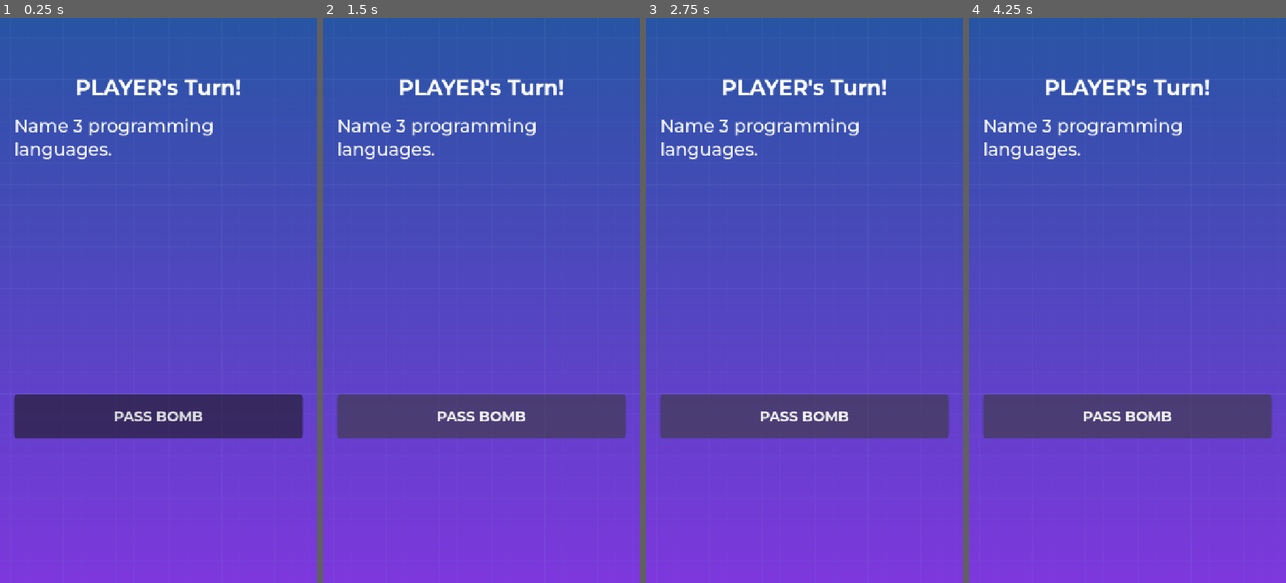
Above: before the commit, frames 1-4 (left to right).
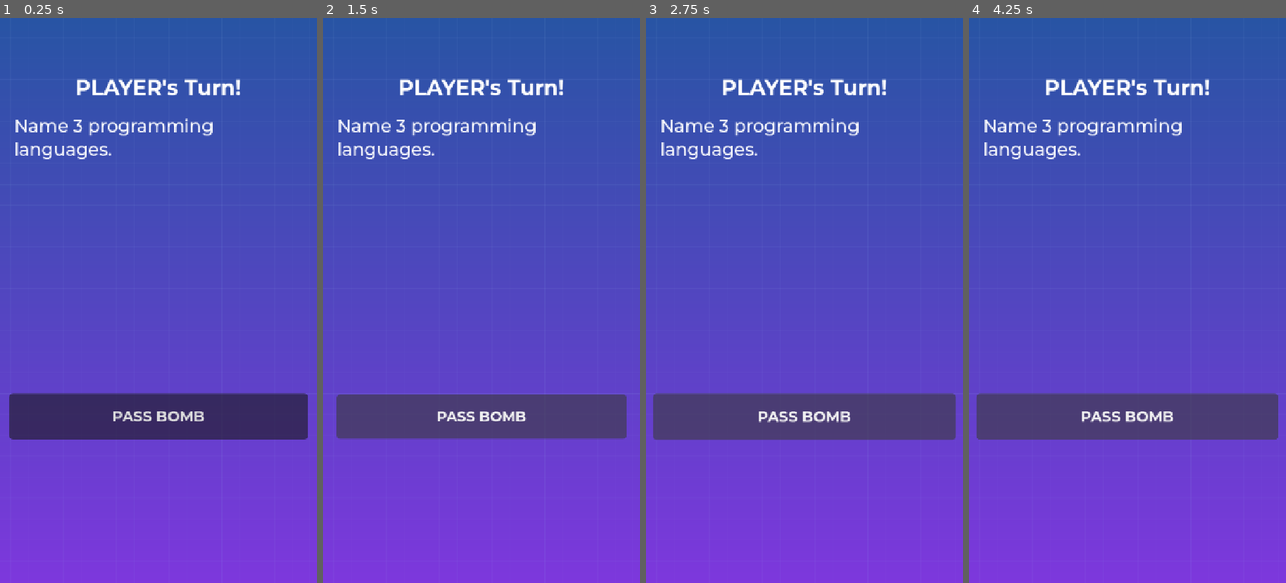
Above: after the commit, the same moments.

Repository: noor-shalaby/tick-tock-thief
Game: Godot game, scene res://src/game.tscn
Same seed, same stepped clock (60 frames per second), same inputs: the game is played once before the commit and once after it. This scene is started directly instead of the project's main scene.
Inputs:
- Up to frame 1 (0.25 s): no input
- Up to frame 2 (1.5 s): click "PASS BOMB" at 0.5 s; click "PASS BOMB" at 1.25 s
- Up to frame 3 (2.75 s): click "PASS BOMB" at 2 s
- Up to frame 4 (4.25 s): no input

The runs differ from the first frame. In frame 1, 1.0% of the frame differs, in the area x 2-98%, y 66-75%; in frame 2, 0.1%; in frame 3, 1.3%; in frame 4, 1.1%.
Error before the commit: Out of bounds get index '0' (on base: 'Array') (res://src/game.gd:52)
Error after the commit: Out of bounds get index '0' (on base: 'Array') (res://src/game.gd:75)

Commit message:
add: base animations

Diff:
--- a/src/card_button.gd
+++ b/src/card_button.gd
@@ -4,6 +4,27 @@
 signal card_played(card_type: String)
 
 var type: String = ""
+
+
+func _ready():
+	# 1. Hide it initially so it doesn't blink at full size
+	modulate.a = 0.0
+
+	# 2. HALT EXECUTION: Wait exactly one frame for the GridContainer to finish its math
+	await get_tree().process_frame
+
+	# 3. Now that the layout is locked, the size is correct! Set the pivot.
+	pivot_offset = size / 2.0
+
+	# 4. Shrink it down so it has room to pop up
+	scale = Vector2.ZERO
+
+	# 5. Run the juicy animation
+	var pop_tween = create_tween().set_parallel(true)
+	pop_tween.tween_property(self, "scale", Vector2.ONE, 0.3)\
+		.set_trans(Tween.TRANS_BACK).set_ease(Tween.EASE_OUT)
+	pop_tween.tween_property(self, "modulate:a", 1.0, 0.2)
+
 
 # We call this right after instantiating the button
 func setup(card_type: String):
@@ -22,3 +43,14 @@
 # Godot's built-in virtual function for when a button is pressed
 func _pressed():
 	card_played.emit(type)
+
+	# Disable button so they can't spam click it during the animation
+	disabled = true
+
+	var press_tween = create_tween()
+	# Squish the button down
+	press_tween.tween_property(self, "scale", Vector2(0.8, 0.8), 0.1)\
+		.set_trans(Tween.TRANS_QUAD).set_ease(Tween.EASE_OUT)
+
+	# Wait for the squish to finish, THEN tell the GameManager the card was played
+	press_tween.tween_callback(func(): card_played.emit(type))
--- a/src/game.gd
+++ b/src/game.gd
@@ -17,9 +17,32 @@
 var active_questions: Array = []
 var turn_start_time: int = 0
 
+var pulse_tween: Tween
+var shake_strength: float = 0.0
+
+
 func _ready():
 	load_questions()
 	start_new_round()
+	start_pulse_animation()
+
+
+func start_pulse_animation():
+	if pulse_tween:
+		pulse_tween.kill() # Stop any existing pulse
+	pass_bomb_button.scale = Vector2.ONE
+
+	pass_bomb_button.pivot_offset_ratio = Vector2.ONE / 2.0
+	pulse_tween = create_tween().set_loops() # Loop infinitely
+
+	# Swell up slightly over 0.4 seconds
+	pulse_tween.tween_property(pass_bomb_button, "scale", Vector2(1.05, 1.05), 0.4)\
+		.set_trans(Tween.TRANS_SINE).set_ease(Tween.EASE_IN_OUT)
+
+	# Shrink back down
+	pulse_tween.tween_property(pass_bomb_button, "scale", Vector2.ONE, 0.4)\
+		.set_trans(Tween.TRANS_SINE).set_ease(Tween.EASE_IN_OUT)
+
 
 func load_questions():
 	if not FileAccess.file_exists("res://questions.json"):
@@ -86,11 +109,55 @@
 	# Update the UI every time a turn starts
 	update_card_ui()
 
-func _process(_delta):
+	# Setup Player Label (Start tiny and transparent)
+	player_label.pivot_offset = player_label.size / 2.0
+	player_label.scale = Vector2(0.5, 0.5)
+	player_label.modulate.a = 0.0
+
+	# Setup Question Label for Typewriter (Fully visible opacity, but 0 letters showing)
+	question_label.modulate.a = 1.0
+	question_label.visible_ratio = 0.0
+
+	var turn_tween = create_tween().set_parallel(true)
+
+	# Bounce the player name
+	turn_tween.tween_property(player_label, "scale", Vector2(1.0, 1.0), 0.3)\
+		.set_trans(Tween.TRANS_BACK).set_ease(Tween.EASE_OUT)
+	turn_tween.tween_property(player_label, "modulate:a", 1.0, 0.2)
+
+	# Type out the question over 0.6 seconds!
+	# (We use TRANS_LINEAR so it types at a constant, robotic speed)
+	turn_tween.tween_property(question_label, "visible_ratio", 1.0, 0.6)\
+		.set_trans(Tween.TRANS_LINEAR)
+
+func _process(delta):
 	if not bomb_timer.is_stopped():
 		# Increase the pitch/speed of the ticking as time runs out to build tension
 		var time_left_ratio = bomb_timer.time_left / bomb_timer.wait_time
-		tick_audio.pitch_scale = lerp(2.0, 1.0, time_left_ratio)
+		var current_pitch = lerp(2.0, 1.0, time_left_ratio)
+		tick_audio.pitch_scale = current_pitch
+
+		# FIX B: Sync the heartbeat speed to the audio pitch!
+		if pulse_tween and pulse_tween.is_valid():
+			pulse_tween.set_speed_scale(current_pitch)
+
+
+	if shake_strength > 0.1:
+		# 1. Generate a random X and Y offset based on the current strength
+		var random_offset = Vector2(
+			randf_range(-shake_strength, shake_strength),
+			randf_range(-shake_strength, shake_strength)
+		)
+
+		# 2. Apply it to the UI container
+		position = random_offset
+
+		# 3. Decay the strength rapidly over time using lerp
+		shake_strength = lerp(shake_strength, 0.0, 10.0 * delta)
+	else:
+		# Ensure it snaps perfectly back to (0,0) when the shake finishes
+		position = Vector2.ZERO
+		shake_strength = 0.0
 
 # Connected to the PassBombButton
 func _on_pass_bomb_button_pressed():
@@ -103,6 +170,7 @@
 	# Use max() to ensure they never get less than 10 points for a correct answer.
 	var points_earned = max(10, 50 - floor(time_taken_seconds) * 5)
 	current_player["score"] += points_earned
+	spawn_score_popup(points_earned)
 	# Print to console to verify the math while testing
 	print(current_player["name"] + " took " + str(time_taken_seconds) + "s and earned " + str(points_earned) + " pts!")
 	GameState.register_correct_answer()
@@ -113,12 +181,61 @@
 	# 4. Start the next turn
 	start_turn()
 
+
+func spawn_score_popup(points: int):
+	# 1. Create a brand new Label node out of thin air
+	var popup = Label.new()
+	popup.text = "+" + str(points) + " pts!"
+
+	# 2. Basic styling (Make it pop out visually)
+	popup.horizontal_alignment = HORIZONTAL_ALIGNMENT_CENTER
+	# Give it a nice bright green/gold color (RGBA)
+	popup.modulate = Color(0.2, 1.0, 0.4, 1.0)
+
+	# 3. Add it to your UI layer so it renders on screen
+	add_child(popup)
+
+	# 4. Position it directly over the center of the Pass Bomb button
+	# Wait 1 frame so Godot can calculate the popup text size for the pivot
+	await get_tree().process_frame
+	popup.pivot_offset = popup.size / 2.0
+
+	# Target center: Top-middle of the button
+	var spawn_pos = pass_bomb_button.global_position
+	spawn_pos.x += (pass_bomb_button.size.x / 2.0) - (popup.size.x / 2.0)
+	spawn_pos.y -= 20 # Start slightly above the button
+	popup.global_position = spawn_pos
+
+	# 5. Create the Burst and Fade Animation
+	var score_tween = create_tween().set_parallel(true)
+
+	# Float upward by 120 pixels over 0.6 seconds
+	score_tween.tween_property(popup, "global_position:y", popup.global_position.y - 120, 0.6)\
+		.set_trans(Tween.TRANS_CUBIC).set_ease(Tween.EASE_OUT)
+
+	# Scale up slightly to "burst", then shrink down
+	score_tween.tween_property(popup, "scale", Vector2(1.3, 1.3), 0.2)\
+		.set_trans(Tween.TRANS_BACK).set_ease(Tween.EASE_OUT)
+
+	# Fade out completely over the second half of the life cycle
+	var fade_tween = create_tween()
+	fade_tween.tween_interval(0.3) # Wait 0.3 seconds before starting fade
+	fade_tween.tween_property(popup, "modulate:a", 0.0, 0.3)
+
+	# 6. CRITICAL MEMORY STEP: Delete the label when the animations finish
+	score_tween.chain().tween_callback(popup.queue_free)
+
+
 func _on_bomb_timer_timeout():
 	tick_audio.stop()
 	explode_bomb()
 
 func explode_bomb():
 	var loser = GameState.players[GameState.current_player_index]
+
+	# --- TRIGGER THE SHAKE ---
+	# Set to 30 or 40 pixels for a really violent hit
+	shake_strength = 1000.0
 
 	player_label.hide()
 	question_label.hide()
@@ -141,9 +258,14 @@
 	leaderboard_label.text = scores_text
 	# -----------------------------
 
+	game_over_overlay.modulate.a = 0.0 # Start fully transparent
 	game_over_overlay.show()
 
-# Connected to the PlayAgainButton
+	var game_over_tween = create_tween()
+	game_over_tween.tween_property(game_over_overlay, "modulate:a", 1.0, 0.5)\
+		.set_trans(Tween.TRANS_SINE).set_ease(Tween.EASE_OUT)
+
+
 # Connected to the PlayAgainButton
 func _on_play_again_button_pressed():
 	# --- FULL SYSTEM RESET ---
--- a/src/game.tscn
+++ b/src/game.tscn
@@ -202,11 +202,15 @@
 script = ExtResource("1_7uq6d")
 metadata/_edit_horizontal_guides_ = [864.0, 141.0]
 
-[node name="Background" type="TextureRect" parent="." unique_id=1905598837]
-layout_mode = 1
+[node name="CanvasLayer" type="CanvasLayer" parent="." unique_id=1444937281]
+layer = -1
+
+[node name="Background" type="TextureRect" parent="CanvasLayer" unique_id=1905598837]
 anchors_preset = 15
 anchor_right = 1.0
 anchor_bottom = 1.0
+offset_left = -600.0
+offset_right = 600.0
 grow_horizontal = 2
 grow_vertical = 2
 texture = ExtResource("2_3msxb")
@@ -375,6 +379,7 @@
 text = "Main Menu"
 
 [node name="BombTimer" type="Timer" parent="." unique_id=1508934835]
+one_shot = true
 
 [node name="AudioStreamPlayer" type="AudioStreamPlayer" parent="." unique_id=1508617464]
 
--- a/src/main_menu.gd
+++ b/src/main_menu.gd
@@ -41,16 +41,37 @@
 
 	name_input.text = "" # Clear input for the next name
 
-	# Enable start if we have enough players
-	if GameState.players.size() >= 2:
+	# Enable start if we have enough players and pop it!
+	if GameState.players.size() >= 2 and start_button.disabled:
 		start_button.disabled = false
+
+		# Calculate pivot offset from its actual size
+		start_button.pivot_offset = start_button.size / 2.0
+
+		var btn_tween = create_tween()
+
+		# 1. Swell up to 1.2x scale from its current 1.0 scale (No sudden snap!)
+		btn_tween.tween_property(start_button, "scale", Vector2(1.2, 1.2), 0.15)\
+			.set_trans(Tween.TRANS_SINE).set_ease(Tween.EASE_OUT)
+
+		# 2. Bounce back down to normal 1.0 scale
+		btn_tween.tween_property(start_button, "scale", Vector2.ONE, 0.2)\
+			.set_trans(Tween.TRANS_BACK).set_ease(Tween.EASE_OUT)
 
 func update_player_list_ui(player_name: String):
 	# Dynamically create a label for the list
 	var label = PlayerListEntryScene.instantiate()
 	label.text = "- " + player_name
-	# Optional: Align center or adjust font size here
+	label.visible_ratio = 0.0
 	player_list.add_child(label)
+
+	var duration = max(0.15, player_name.length() * 0.04)
+
+	# Type it out!
+	var type_tween = create_tween()
+	type_tween.tween_property(label, "visible_ratio", 1.0, duration)\
+		.set_trans(Tween.TRANS_LINEAR)
+
 
 # Connected to the StartGameButton's 'pressed' signal
 func _on_start_game_button_pressed():
